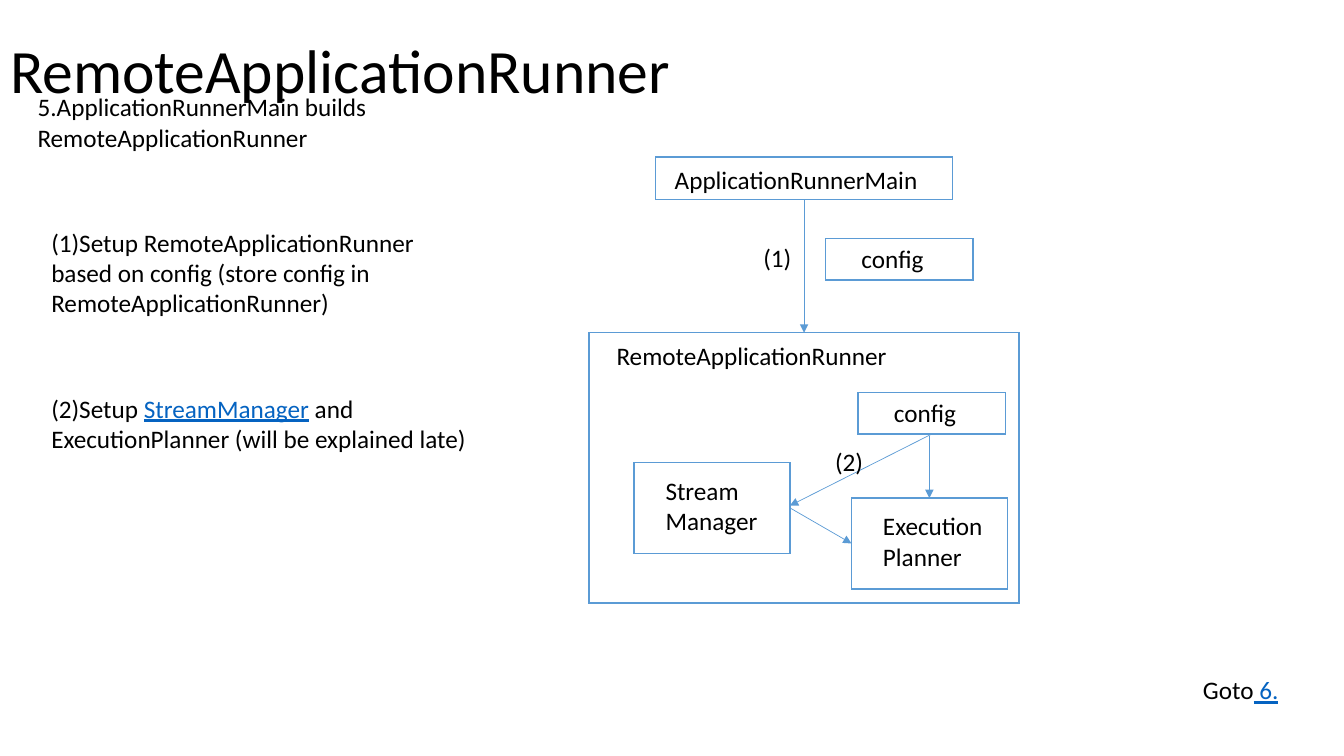
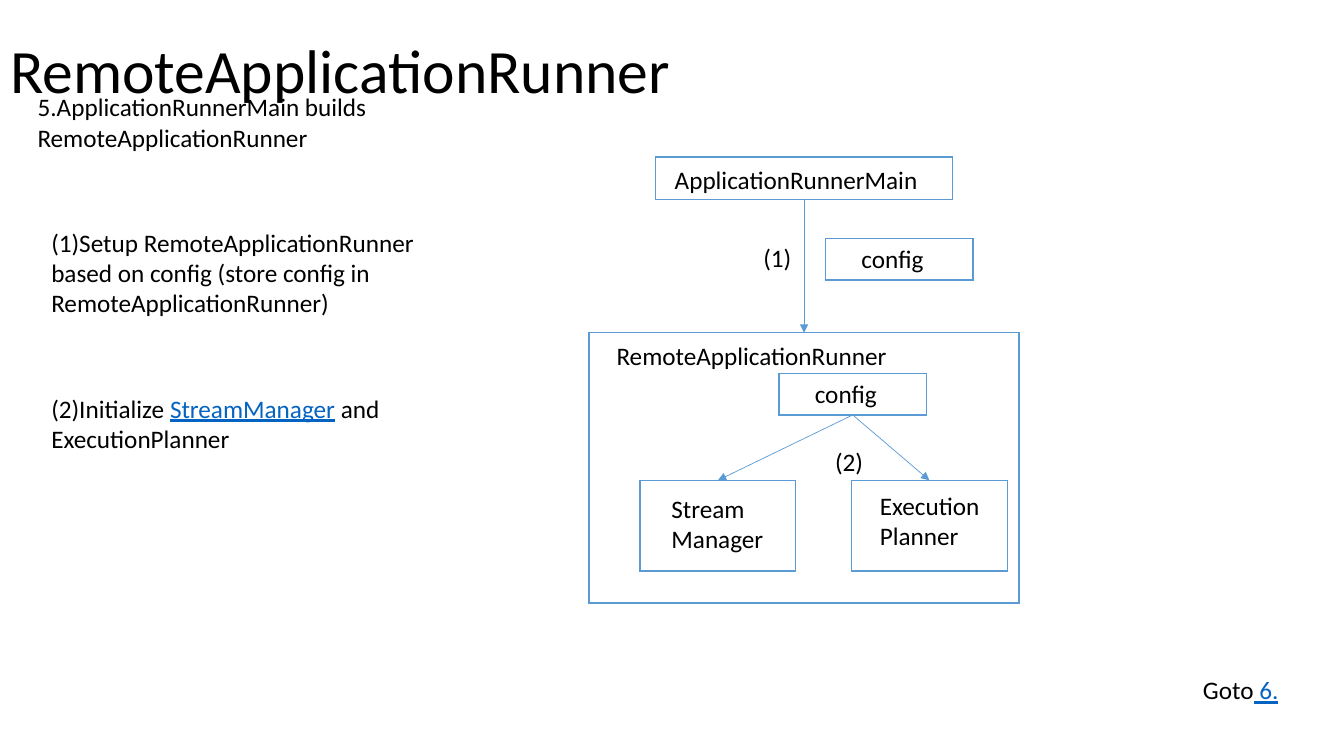
Before and after one commit to Swrrt/Samza-Documents, a slide deck: slide 24 of Documentation/SamzaStructure.pptx. Drawn at 1344x756 pixels with LibreOffice and Linux fonts; fonts in the diff are those of the drawing. Boxes give left, top, right and bottom in pixels: in the first picture for what was removed or moved away, otherwise in the second. Text is boxed around its words. In the diff, an @@ line names an element or a change of style, - is before the commit and + after.

```diff
--- a/Documentation/SamzaStructure.pptx
+++ b/Documentation/SamzaStructure.pptx
@@ rectangle: place and size @@
-rectangle at <box>858,392,1005,434</box>
+rectangle at <box>779,374,927,415</box>
@@ text "config": place and size @@
-text "config" at <box>894,404,956,427</box>
+text "config" at <box>815,385,877,408</box>
@@ text at <box>51,399,380,448</box>: text changed @@
-(2)Setup StreamManager and ExecutionPlanner (will be explained late)
+(2)Initialize StreamManager and ExecutionPlanner
@@ arrow moved from (933, 435) - (790, 506) to (853, 415) - (718, 481) @@
@@ arrow moved from (930, 437) - (930, 498) to (853, 415) - (930, 481) @@
@@ rectangle: place and size @@
-rectangle at <box>634,463,790,554</box>
+rectangle at <box>640,481,797,572</box>
@@ text "StreamManager": place and size @@
-text "StreamManager" at <box>655,470,768,541</box>
+text "StreamManager" at <box>661,488,774,560</box>
@@ arrow removed from (790, 508) to (852, 543) @@
@@ rectangle: place and size @@
-rectangle at <box>852,498,1008,589</box>
+rectangle at <box>852,481,1008,572</box>
@@ text "ExecutionPlanner": place and size @@
-text "ExecutionPlanner" at <box>873,506,995,578</box>
+text "ExecutionPlanner" at <box>870,486,992,558</box>
```
Also in this commit, not shown: 31 other slides changed, 3 slides added.
